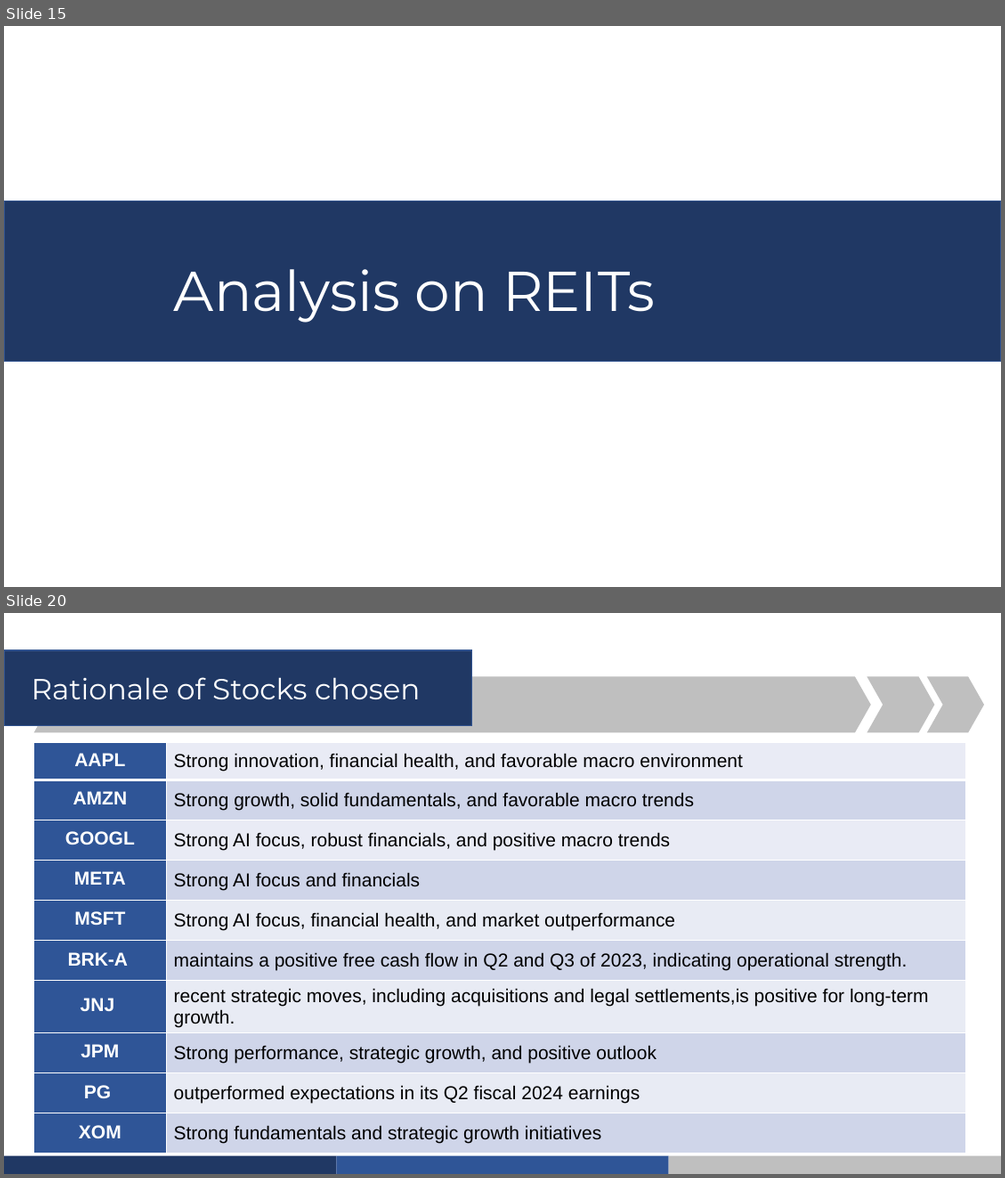
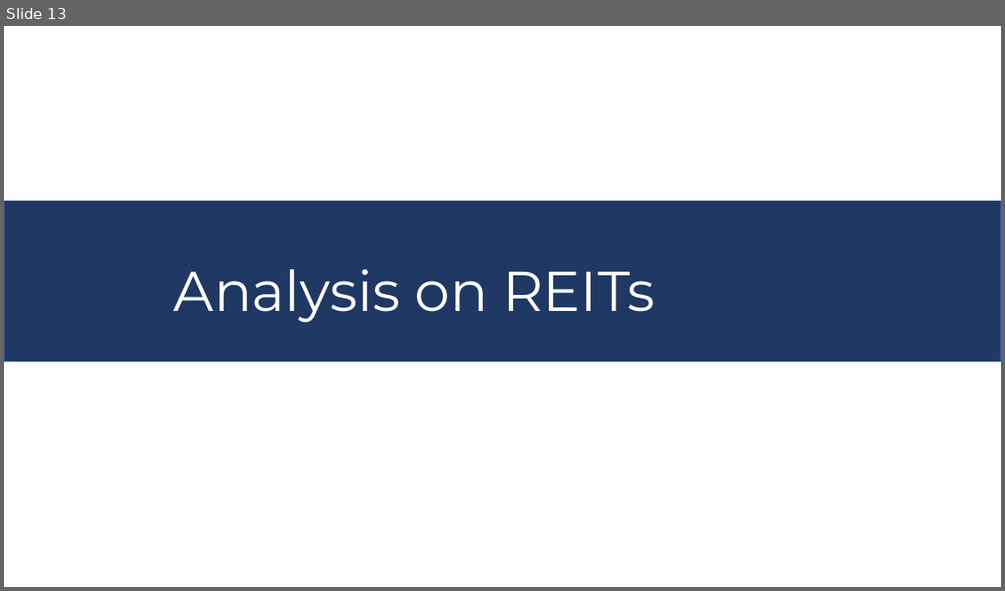
Before and after one commit to Wuvist/sgx3000, a slide deck: Group 2 Presentation.pptx. Shown one above the other, each under a label of ours: slides 15 and 20 before the commit, slide 13 after it; the slides between them are not shown. The pictures are 1005x1178 and 1005x591 pixels, drawn with LibreOffice and Linux fonts; fonts in the diff are those of the drawing. Boxes give left, top, right and bottom in pixels: in the first picture for what was removed or moved away, otherwise in the second. Text is boxed around its words. In the diff, an @@ line names an element or a change of style, - is before the commit and + after.

```diff
--- a/Group 2 Presentation.pptx
+++ b/Group 2 Presentation.pptx
@@ slide 20 removed at <box>4,613,1001,1174</box>, background #CAEACE @@
@@ rectangle removed at <box>4,650,472,726</box> @@
@@ text removed at <box>32,677,420,699</box> @@
-Rationale of Stocks chosen
@@ chevron removed at <box>34,676,871,732</box> @@
@@ chevron removed at <box>867,676,934,732</box> @@
@@ chevron removed at <box>927,676,984,732</box> @@
@@ table removed at <box>34,742,966,1153</box>, 10 rows, 2 columns @@
-AAPL | Strong innovation, financial health, and favorable macro environment
-AMZN | Strong growth, solid fundamentals, and favorable macro trends
-GOOGL | Strong AI focus, robust financials, and positive macro trends
-META | Strong AI focus and financials
-MSFT | Strong AI focus, financial health, and market outperformance
-BRK-A | maintains a positive free cash flow in Q2 and Q3 of 2023, indicating operational strength.
-JNJ | recent strategic moves, including acquisitions and legal settlements,is positive for long-term growth.
-JPM | Strong performance, strategic growth, and positive outlook
-PG | outperformed expectations in its Q2 fiscal 2024 earnings
-XOM | Strong fundamentals and strategic growth initiatives
@@ freeform shape removed at <box>4,1156,336,1174</box> @@
@@ freeform shape removed at <box>336,1156,668,1174</box> @@
@@ freeform shape removed at <box>669,1156,1001,1174</box> @@
@@ what was slide 15 is now slide 13 @@
```
Also in this commit, not shown: 2 slides changed, 18 slides added, 14 other slides removed.
